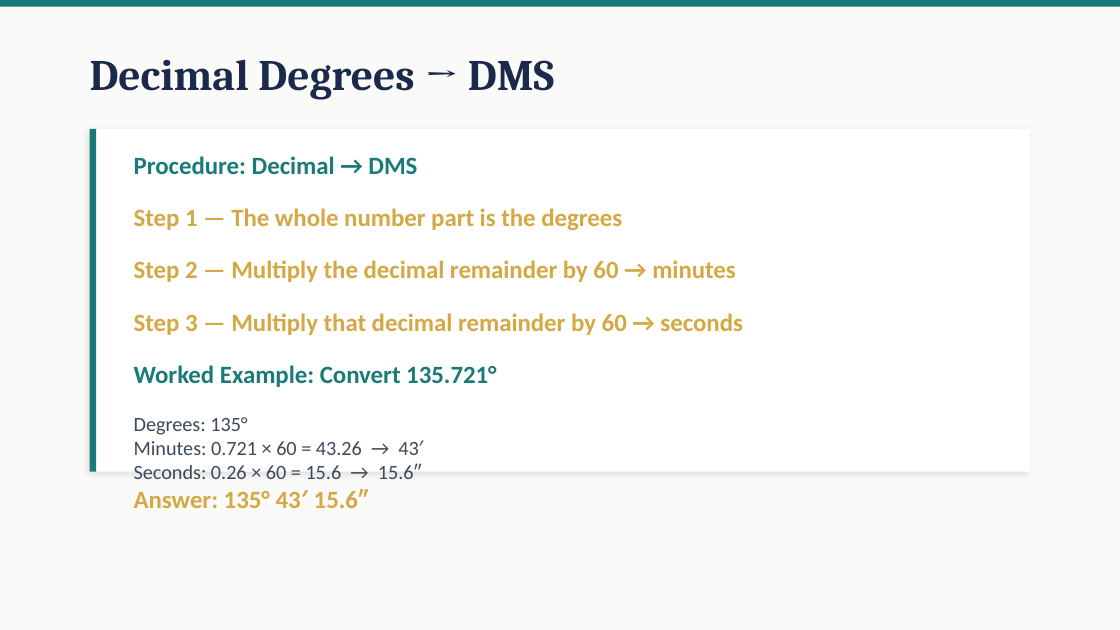
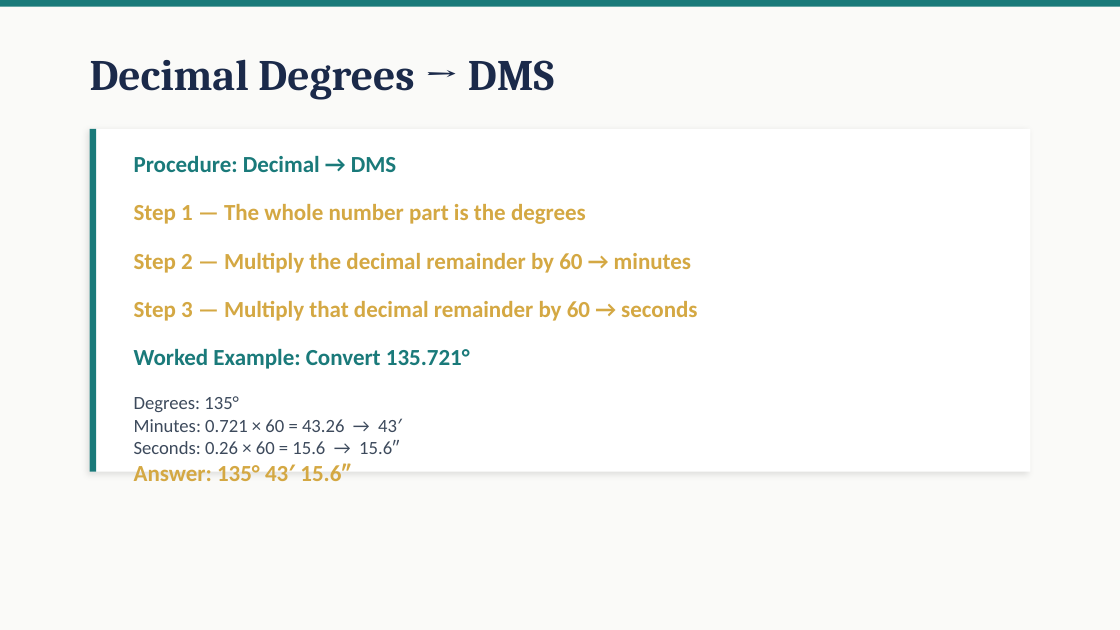
Before and after one commit to andrewhvolk/andrewhvolk.github.io, a slide deck: slide 50 of slides/Math130Unit2C.pptx (slide 48 before the commit). Drawn at 1120x630 pixels with LibreOffice and Linux fonts; fonts in the diff are those of the drawing. Boxes give left, top, right and bottom in pixels: in the first picture for what was removed or moved away, otherwise in the second. Text is boxed around its words. In the diff, an @@ line names an element or a change of style, - is before the commit and + after.

```diff
--- a/slides/Math130Unit2C.pptx
+++ b/slides/Math130Unit2C.pptx
@@ text "Procedure: Decimal → DMS" at [134,156,697,454]: size 16 to 14.8 pt in "Procedure: Decimal → DMS", "Step 1 — The whole number part ...", "Step 2 — Multiply the decimal remainder ...", "Step 3 — Multiply that decimal remainder ..." and 2 more places; size 13 to 12 pt in "Degrees: 135°", "Minutes: 0.721 × 60 = 43.26 → ...", "Seconds: 0.26 × 60 = 15.6 → ..." @@
```
Also in this commit, not shown: 8 other slides changed, 2 slides added.
